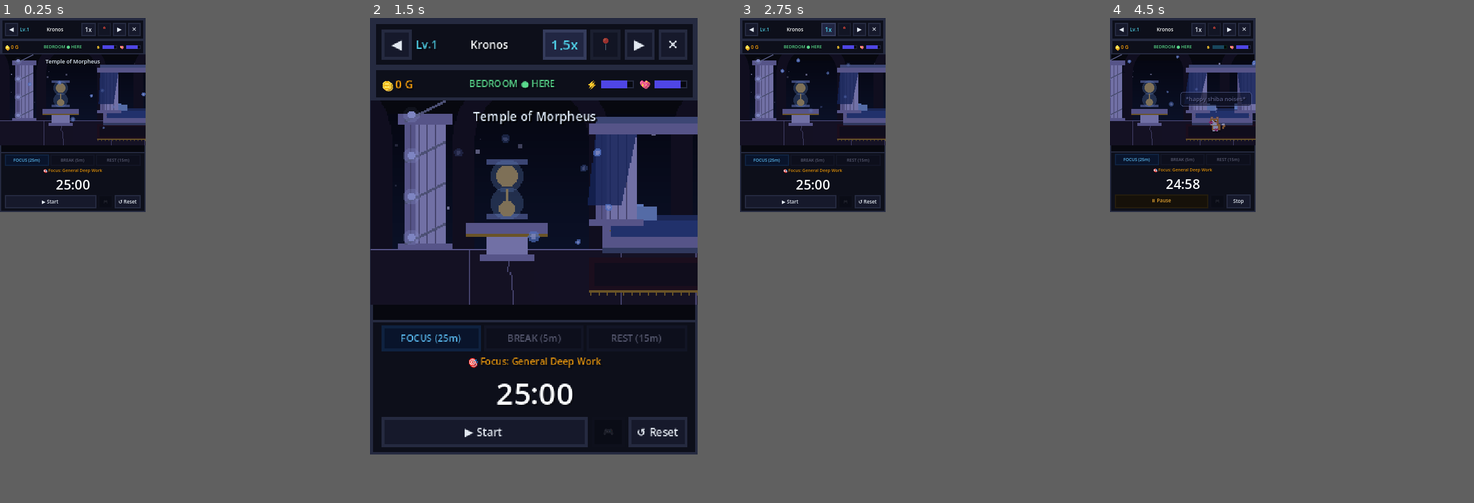
Above: before the commit, frames 1-4 (left to right).
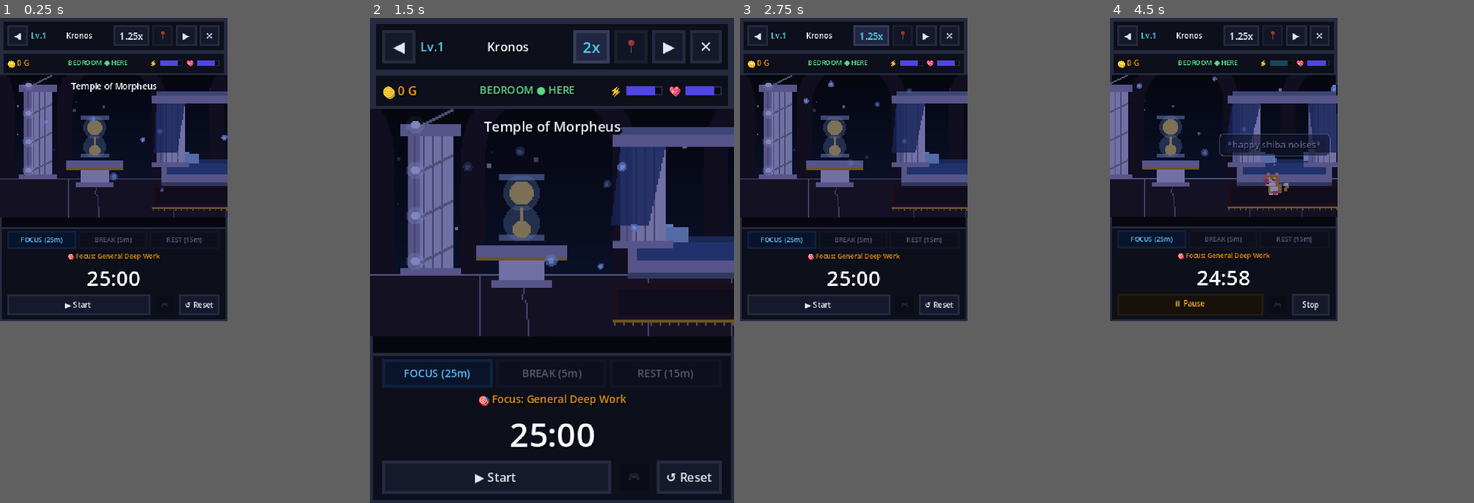
Above: after the commit, the same moments.

Repository: Unlighted01/Kronos
Game: Godot game, scene res://scenes/main/MainWorkspace.tscn
Two runs of this game, one before a commit and one after it. Both use one fixed random seed, a clock stepped at 60 frames per second and the inputs below.
Inputs (mouse positions are in pixels of both pictures, inside the frame that each line leads up to):
- Up to frame 1 (0.25 s): no input
- Up to frame 2 (1.5 s): click "1x" (after the commit: "1.25x") at 0.5 s; click "1.25x" (after the commit: "1.5x") at 1.25 s
- Up to frame 3 (2.75 s): click "1.5x" (after the commit: "2x") at 2 s
- Up to frame 4 (4.5 s): click "▶ Start" at 2.75 s; move the mouse to (1215, 105) at 3.52 s; hold Right (ui_right) 3.53-4.25 s; tap 1 at 3.6 s; click (1215, 105) at 3.67 s; drag from (1241, 124) to (1175, 153) at 4.27 s
In our replay, in frame 1 the window is 240x320 before the commit and 375x500 after it. These sizes can differ from the game's own. Grey fills any space a smaller window leaves; there, only what the larger window draws over its background counts as a difference.

The runs differ from the first frame. In frame 1, 12% of the frame differs, in the area x 0-63%, y 0-63%; in frame 2, 33%, in the area x 0-100%, y 0-100%; in frame 3, 12%; in frame 4, 13%.

Commit message:
feat(ui): streamline window scaling to 1.25x default, 1.5x, 2x with dropdown selector and include v1.0 release package

Diff:
--- a/kronos-godot/project.godot
+++ b/kronos-godot/project.godot
@@ -31,8 +31,8 @@
 
 [display]
 
-window/size/viewport_width=240
-window/size/viewport_height=320
+window/size/viewport_width=300
+window/size/viewport_height=400
 window/size/resizable=false
 window/size/borderless=true
 window/size/transparent=true
--- a/kronos-godot/scenes/main/WindowController.gd
+++ b/kronos-godot/scenes/main/WindowController.gd
@@ -13,8 +13,8 @@
 const BASE_RIGHT_WIDTH: int = 200
 const BASE_HEIGHT: int = 320
 
-const SCALE_PRESETS: Array[float] = [1.0, 1.25, 1.5]
-const SCALE_LABELS: Array[String] = ["1x", "1.25x", "1.5x"]
+const SCALE_PRESETS: Array[float] = [1.25, 1.5, 2.0]
+const SCALE_LABELS: Array[String] = ["1.25x", "1.5x", "2x"]
 
 # ==============================================================================
 # 🎛️ NODE REFERENCES
@@ -55,7 +55,7 @@
 # ==============================================================================
 # 📊 INTERNAL STATE
 # ==============================================================================
-var current_scale_index: int = 0 # 0 -> 1.0x, 1 -> 1.25x, 2 -> 1.5x
+var current_scale_index: int = 0 # 0 -> 1.25x (Default), 1 -> 1.5x, 2 -> 2.0x
 var is_pinned: bool = false
 var is_position_locked: bool = false
 var is_left_open: bool = false
--- a/kronos-godot/scenes/panels/RightPanel.gd
+++ b/kronos-godot/scenes/panels/RightPanel.gd
@@ -70,9 +70,7 @@
 @onready var deck_cards_list_vbox: VBoxContainer = $VBox/TabContainer/DECK/ScrollContainer/DeckVBox/CardsListVBox
 
 # Config Tab UI references
-@onready var scale_1x_btn: Button = $VBox/TabContainer/CONFIG/ScrollContainer/ConfigVBox/ScaleCard/VBox/HBox/Scale1xBtn
-@onready var scale_125x_btn: Button = $VBox/TabContainer/CONFIG/ScrollContainer/ConfigVBox/ScaleCard/VBox/HBox/Scale125xBtn
-@onready var scale_15x_btn: Button = $VBox/TabContainer/CONFIG/ScrollContainer/ConfigVBox/ScaleCard/VBox/HBox/Scale15xBtn
+@onready var scale_dropdown: OptionButton = $VBox/TabContainer/CONFIG/ScrollContainer/ConfigVBox/ScaleCard/VBox/ScaleDropdown
 @onready var pin_btn: Button = $VBox/TabContainer/CONFIG/ScrollContainer/ConfigVBox/PinCard/VBox/PinButton
 @onready var work_time_input: LineEdit = $VBox/TabContainer/CONFIG/ScrollContainer/ConfigVBox/TimerCard/VBox/Grid/WorkVBox/WorkTimeInput
 @onready var break_time_input: LineEdit = $VBox/TabContainer/CONFIG/ScrollContainer/ConfigVBox/TimerCard/VBox/Grid/BreakVBox/BreakTimeInput
@@ -86,7 +84,7 @@
 # 📊 INTERNAL STATE
 # ==============================================================================
 var _is_today_filter: bool = true
-var _current_scale_preset: float = 1.0
+var _current_scale_preset: float = 1.25
 var _editing_dtr_unix: int = 0
 
 # ==============================================================================
@@ -147,12 +145,8 @@
 	if pet_nudge_btn:
 		pet_nudge_btn.pressed.connect(_on_pet_nudges_toggled)
 
-	if scale_1x_btn:
-		scale_1x_btn.pressed.connect(func(): _apply_scale(1.0))
-	if scale_125x_btn:
-		scale_125x_btn.pressed.connect(func(): _apply_scale(1.25))
-	if scale_15x_btn:
-		scale_15x_btn.pressed.connect(func(): _apply_scale(1.5))
+	if scale_dropdown:
+		scale_dropdown.item_selected.connect(_on_scale_dropdown_selected)
 
 	if pin_btn:
 		pin_btn.pressed.connect(_on_pin_toggle_pressed)
@@ -768,13 +762,20 @@
 		var cur: bool = GameState.audio_settings.get("pet_nudges_enabled", true)
 		GameState.set_audio_setting("pet_nudges_enabled", not cur)
 
+func _on_scale_dropdown_selected(index: int) -> void:
+	var scales: Array[float] = [1.25, 1.5, 2.0]
+	if index >= 0 and index < scales.size():
+		_apply_scale(scales[index])
+
 func _update_scale_buttons_highlight(active_scale: float) -> void:
-	if scale_1x_btn:
-		scale_1x_btn.modulate = Color(0.31, 0.82, 0.91) if is_equal_approx(active_scale, 1.0) else Color(1.0, 1.0, 1.0)
-	if scale_125x_btn:
-		scale_125x_btn.modulate = Color(0.31, 0.82, 0.91) if is_equal_approx(active_scale, 1.25) else Color(1.0, 1.0, 1.0)
-	if scale_15x_btn:
-		scale_15x_btn.modulate = Color(0.31, 0.82, 0.91) if is_equal_approx(active_scale, 1.5) else Color(1.0, 1.0, 1.0)
+	if not scale_dropdown:
+		return
+	if is_equal_approx(active_scale, 1.25):
+		scale_dropdown.selected = 0
+	elif is_equal_approx(active_scale, 1.5):
+		scale_dropdown.selected = 1
+	elif is_equal_approx(active_scale, 2.0):
+		scale_dropdown.selected = 2
 
 func _apply_scale(target_scale: float) -> void:
 	_current_scale_preset = target_scale
@@ -784,9 +785,9 @@
 	var wc: WindowController = _find_window_controller()
 	if wc:
 		var scale_idx: int = 0
-		if is_equal_approx(target_scale, 1.25):
+		if is_equal_approx(target_scale, 1.5):
 			scale_idx = 1
-		elif is_equal_approx(target_scale, 1.5):
+		elif is_equal_approx(target_scale, 2.0):
 			scale_idx = 2
 		wc.current_scale_index = scale_idx
 		wc._update_layout()
--- a/kronos-godot/scenes/panels/RightPanel.tscn
+++ b/kronos-godot/scenes/panels/RightPanel.tscn
@@ -447,26 +447,16 @@
 layout_mode = 2
 theme_override_colors/font_color = Color(0.580392, 0.639216, 0.721569, 1)
 theme_override_font_sizes/font_size = 8
-text = "WINDOW SCALE"
-
-[node name="HBox" type="HBoxContainer" parent="VBox/TabContainer/CONFIG/ScrollContainer/ConfigVBox/ScaleCard/VBox"]
-layout_mode = 2
-theme_override_constants/separation = 4
-
-[node name="Scale1xBtn" type="Button" parent="VBox/TabContainer/CONFIG/ScrollContainer/ConfigVBox/ScaleCard/VBox/HBox"]
-layout_mode = 2
-size_flags_horizontal = 3
-text = "1X"
-
-[node name="Scale125xBtn" type="Button" parent="VBox/TabContainer/CONFIG/ScrollContainer/ConfigVBox/ScaleCard/VBox/HBox"]
-layout_mode = 2
-size_flags_horizontal = 3
-text = "1.25X"
-
-[node name="Scale15xBtn" type="Button" parent="VBox/TabContainer/CONFIG/ScrollContainer/ConfigVBox/ScaleCard/VBox/HBox"]
-layout_mode = 2
-size_flags_horizontal = 3
-text = "1.5X"
+[node name="ScaleDropdown" type="OptionButton" parent="VBox/TabContainer/CONFIG/ScrollContainer/ConfigVBox/ScaleCard/VBox"]
+layout_mode = 2
+item_count = 3
+selected = 0
+popup/item_0/text = "1.25x (Default)"
+popup/item_0/id = 0
+popup/item_1/text = "1.5x (Large)"
+popup/item_1/id = 1
+popup/item_2/text = "2x (2K / 4K Crisp)"
+popup/item_2/id = 2
 
 [node name="PinCard" type="PanelContainer" parent="VBox/TabContainer/CONFIG/ScrollContainer/ConfigVBox"]
 layout_mode = 2
Not shown, changed: .gitignore
Not shown, added: release/Kronos-v1.0-Windows.zip
